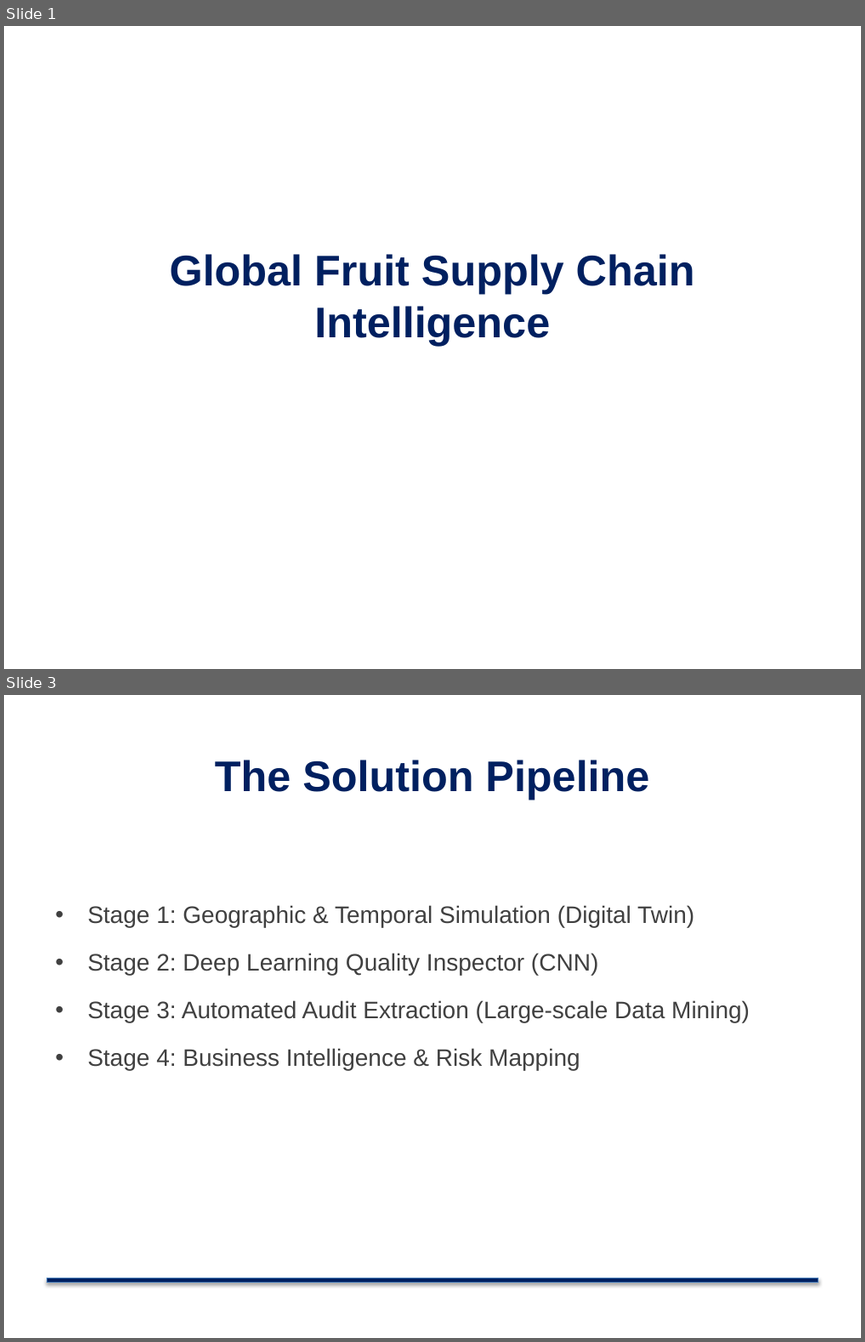
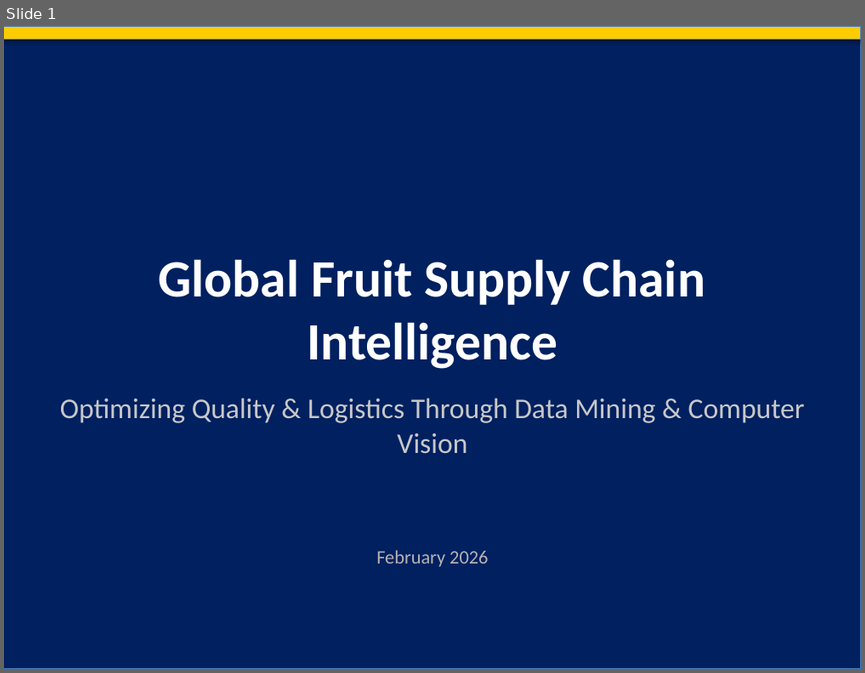
Before and after one commit to HakimiMasstar/data-mining-project, a slide deck: Global_Supply_Chain_Corporate.pptx. Shown one above the other, each under a label of ours: slides 1 and 3 before the commit, slide 1 after it; the slides between them are not shown. The pictures are 865x1342 and 865x673 pixels, drawn with LibreOffice and Linux fonts; fonts in the diff are those of the drawing. Boxes give left, top, right and bottom in pixels: in the first picture for what was removed or moved away, otherwise in the second. Text is boxed around its words. In the diff, an @@ line names an element or a change of style, - is before the commit and + after.

```diff
--- a/Global_Supply_Chain_Corporate.pptx
+++ b/Global_Supply_Chain_Corporate.pptx
@@ slide 3 removed at (4,695,861,1338), background #FFFFFF @@
@@ title removed at (215,760,649,800) @@
-The Solution Pipeline
@@ text removed at (87,905,749,1070) @@
-• Stage 1: Geographic & Temporal Simulation (Digital Twin)
-• Stage 2: Deep Learning Quality Inspector (CNN)
-• Stage 3: Automated Audit Extraction (Large-scale Data Mining)
-• Stage 4: Business Intelligence & Risk Mapping
@@ rectangle removed at (46,1277,818,1281) @@
@@ slide 1 changed as well @@
@@ rectangle added at (4,26,861,669), fill #002060, outline #4B7EBC 0.75 pt @@
@@ rectangle added at (4,26,861,39), fill #FFCC00, outline #4B7EBC 0.75 pt @@
@@ text "Global Fruit Supply Chain Intelligence": place and size @@
-text "Global Fruit Supply Chain Intelligence" at (170,254,695,346)
+text "Global Fruit Supply Chain Intelligence" at (158,259,705,369)
@@ text "Global Fruit Supply Chain Intelligence" at (158,259,705,369): size 36 to 44 pt, font Arial to Calibri, text colour #002060 to #FFFFFF; vertical alignment middle to top @@
@@ text added at (60,397,805,454), 24 pt, text #C8C8C8 @@
+Optimizing Quality & Logistics Through Data Mining & Computer Vision
@@ text added at (376,550,488,567), 16 pt, text #B4B4B4 @@
+February 2026
```
Also in this commit, not shown: 1 other slide changed, 8 slides added, 7 other slides removed, 3 other files.
